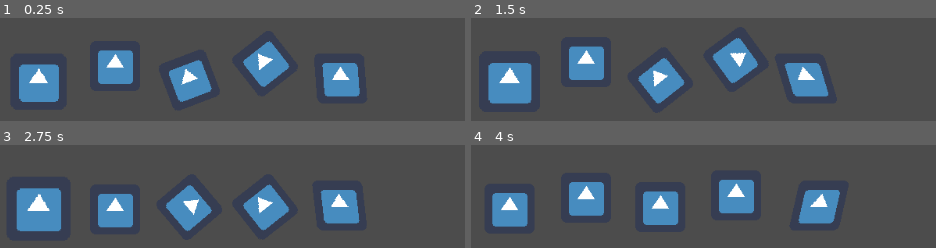
Above: before the commit, frames 1-4 (two rows, left to right).
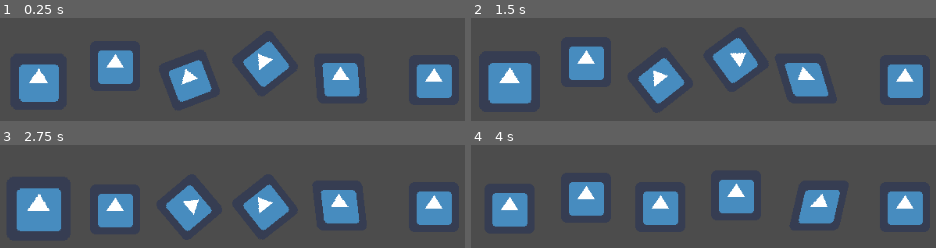
Above: after the commit, the same moments.

Repository: nezvers/Godot_shader_effects
Game: Godot game, scene res://Level/Level.tscn
Two runs of this game, one before a commit and one after it. Both use one fixed random seed, a clock stepped at 60 frames per second and the inputs below. The engine's default icon, where the game draws it, is replaced by a stand-in: a white triangle on a blue panel in a dark square.
Inputs:
- Up to frame 1 (0.25 s): no input
- Up to frame 2 (1.5 s): no input
- Up to frame 3 (2.75 s): no input
- Up to frame 4 (4 s): no input

The runs differ from the first frame. In frame 1, 2.5% of the frame differs, in the area x 89-98%, y 44-78%; in frame 2, 2.5%; in frame 3, 2.5%; in frame 4, 2.5%.

Commit message:
added sway effect

Diff:
--- a/Shader_effects/Level/Level.tscn
+++ b/Shader_effects/Level/Level.tscn
@@ -31,9 +31,27 @@
 shader_param/rotation_amount = 0.3
 shader_param/rotation_direction = -1.0
 
-[sub_resource type="ShaderMaterial" id=8]
+[sub_resource type="ShaderMaterial" id=5]
 shader = ExtResource( 6 )
 shader_param/wind_power = 0.3
+shader_param/speed = 1.0
+
+[sub_resource type="Shader" id=6]
+code = "shader_type canvas_item;
+render_mode unshaded, blend_disabled;
+
+uniform float sway_power = 0.3;
+
+const float PI = 3.14159265359;
+
+void vertex(){
+	float height_weight = sign(VERTEX.y)*0.5 - 0.5;
+
+}"
+
+[sub_resource type="ShaderMaterial" id=7]
+shader = SubResource( 6 )
+shader_param/sway_power = 0.3
 
 [node name="Level" type="Node2D"]
 
@@ -48,16 +66,21 @@
 texture = ExtResource( 2 )
 
 [node name="Rotation" type="Sprite" parent="."]
-material = SubResource( 6 )
+material = SubResource( 3 )
 position = Vector2( 282, 86 )
 texture = ExtResource( 2 )
 
 [node name="Float_with_rotation" type="Sprite" parent="."]
-material = SubResource( 7 )
+material = SubResource( 4 )
 position = Vector2( 379, 87 )
 texture = ExtResource( 2 )
 
 [node name="Wind" type="Sprite" parent="."]
-material = SubResource( 8 )
+material = SubResource( 5 )
 position = Vector2( 478, 84 )
 texture = ExtResource( 2 )
+
+[node name="Sway" type="Sprite" parent="."]
+material = SubResource( 7 )
+position = Vector2( 595, 86 )
+texture = ExtResource( 2 )
--- a/Shader_effects/Shaders/Wind.shader
+++ b/Shader_effects/Shaders/Wind.shader
@@ -2,9 +2,10 @@
 render_mode unshaded, blend_disabled;
 
 uniform float wind_power = 0.3;
+uniform float speed = 1.0;
 
 void vertex(){
 	float height_weight = sign(VERTEX.y)*0.5 - 0.5;
-	float sway_value = sin(TIME) * wind_power * abs(VERTEX.x*2.0);
+	float sway_value = sin(TIME*speed) * wind_power * abs(VERTEX.x*2.0);
 	VERTEX.x += height_weight * sway_value;
 }
Not shown: 2 places in Shader_effects/Level/Level.tscn that only renumber resources
